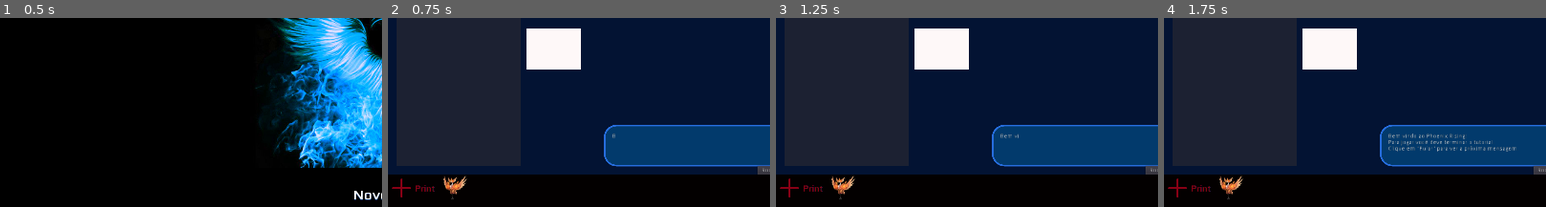
Above: before the commit, frames 1-4 (left to right).
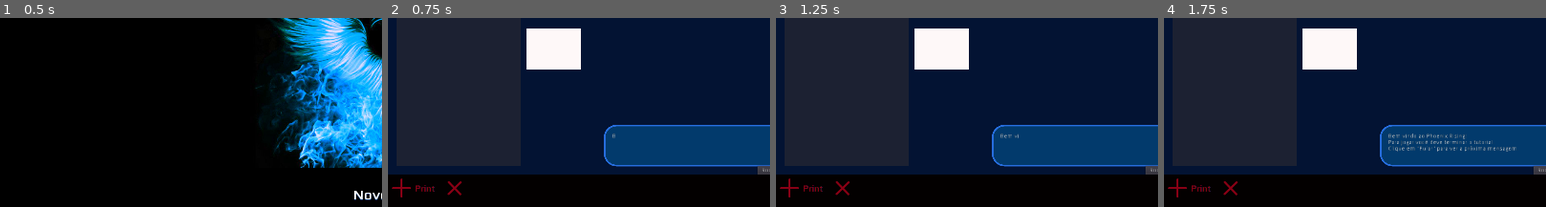
Above: after the commit, the same moments.

Repository: MateusdosAnjos/MAC0499
Game: Godot game, scene res://TelaInicial/TitleScreen.tscn
The game is run twice, just before and just after one commit, with the same random seed, the same clock (stepped at 60 frames per second) and the same inputs.
Inputs:
- Up to frame 1 (0.5 s): no input
- Up to frame 2 (0.75 s): click "Novo Jogo" at 0.5 s
- Up to frame 3 (1.25 s): no input
- Up to frame 4 (1.75 s): click "Pular" at 1.25 s
The pictures show only the part of the screen within x 0-50%, y 38-87%; the shares and areas given below are measured in that part.

Frame 1 is identical in both runs. In frame 2, 0.4% of the frame differs, in the area x 14-21%, y 83-96%; in frame 3, 0.4%; in frame 4, 0.4%.

Commit message:
Adicionado MULTIPLICAÇÃO

Diff:
--- /dev/null
+++ b/Phoenix Rising/Comportamentos/multi.gd
@@ -0,0 +1,15 @@
+extends Node
+
+func _init():
+    pass
+
+func execute(input, arguments, player_answer):
+    arguments = arguments.split(", ")
+    if (arguments.size() < 2):
+        return null
+    if (arguments[0].is_valid_integer() and arguments[1].is_valid_integer()):
+        return (int(arguments[0]) * int(arguments[1]))
+    elif (arguments[0].is_valid_float() and arguments[1].is_valid_float()):
+        return (float(arguments[0]) * float(arguments[1]))
+    else:
+        return null
--- a/Phoenix Rising/Comportamentos/phoenixE.gd
+++ /dev/null
@@ -1,8 +0,0 @@
-extends Node
-
-func _init():
-    pass
-
-func execute(input, arguments, player_answer):
-    player_answer.append('6')
-    return input
--- a/Phoenix Rising/ItensDoJogo/Inventory.gd
+++ b/Phoenix Rising/ItensDoJogo/Inventory.gd
@@ -15,7 +15,7 @@
 func _ready():
     pickup_item("soma")
     pickup_item("print")
-    pickup_item("phoenixE")
+    pickup_item("multi")
     containers[0] = grid
 
 func _process(delta):
--- a/Phoenix Rising/ItensDoJogo/ItemDB.gd
+++ b/Phoenix Rising/ItensDoJogo/ItemDB.gd
@@ -13,10 +13,10 @@
         "help": "Icone do comando Print",
         "codePath": BEHAVIOR_PATH + "print.gd"
     },
-    "phoenixE": {
-        "icon": ICON_PATH + "phoenix_esquerda.png",
-        "help": "Icone da Phoenix para a esquerda!!",
-        "codePath": BEHAVIOR_PATH + "phoenixE.gd"
+    "multi": {
+        "icon": ICON_PATH + "multi.png",
+        "help": "Icone de multiplicação",
+        "codePath": BEHAVIOR_PATH + "multi.gd"
     },
     "error": {
         "icon": ICON_PATH + "enemyFlyingAlt_2.png",
Binary file added: Phoenix Rising/Acessorios/art/multi.png
Not shown, added: Phoenix Rising/Acessorios/art/multi.png.import
